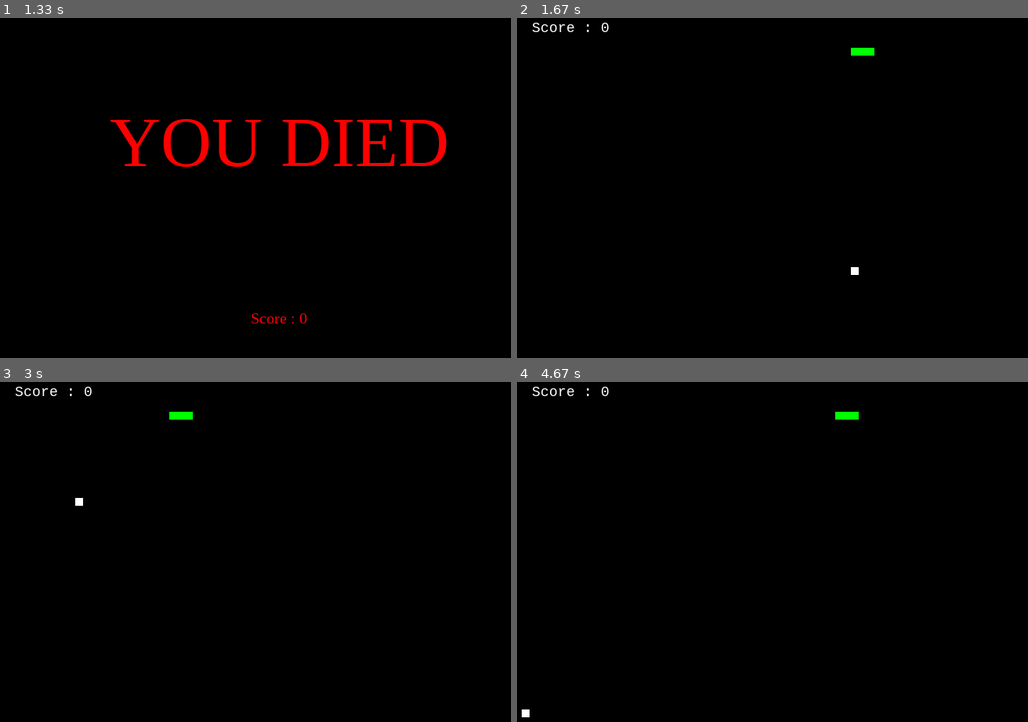
Above: before the commit, frames 1-4 (two rows, left to right).
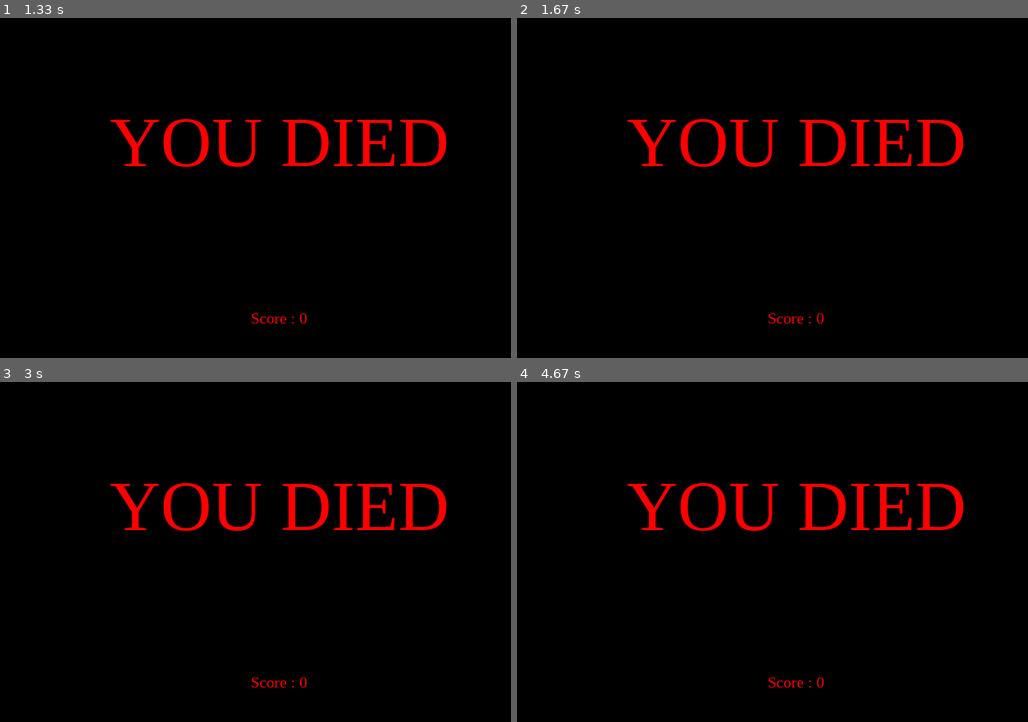
Above: after the commit, the same moments.

Repository: MiaLA55/AIFinalProject
Game: pygame game, started from snake-pygame-main/SnakeGame.py
Same seed, same stepped clock (60 frames per second), same inputs: the game is played once before the commit and once after it.
Inputs:
- Up to frame 1 (1.33 s): tap W at 0.33 s
- Up to frame 2 (1.67 s): no input
- Up to frame 3 (3 s): no input
- Up to frame 4 (4.67 s): hold Left 3.35-3.93 s

Frame 1 is identical in both runs. In frame 2, 3.1% of the frame differs, in the area x 2-88%, y 1-90%; in frame 3, 3.1%; in frame 4, 3.1%.

Commit message:
plotting every 50 episodes (make sure to exit out of the plot to allow the other episodes to continue for training again)

Diff:
--- a/snake-pygame-main/SnakeGame.py
+++ b/snake-pygame-main/SnakeGame.py
@@ -43,6 +43,8 @@
 
     # Game Over
     def game_over(self):
+        global last_score
+        last_score = self.score
         my_font = pygame.font.SysFont('times new roman', 90)
         game_over_surface = my_font.render('YOU DIED', True, red)
         print("Final Score:", self.score)
@@ -53,7 +55,6 @@
         self.show_score(0, red, 'times', 20)
         pygame.display.flip()
         time.sleep(1)
-        self.reset()
 
     # Score
     def show_score(self, choice, color, font, size):
@@ -107,12 +108,12 @@
             self.snake_pos[0] -= 10
         if self.direction == 'RIGHT':
             self.snake_pos[0] += 10
-
+        reward = 0
         # Snake body growing mechanism
         self.snake_body.insert(0, list(self.snake_pos))
         if self.snake_pos[0] == self.food_pos[0] and self.snake_pos[1] == self.food_pos[1]:
             self.score += 1
-            reward = 5
+            reward = 5 # Gradually increase the reward as the score rises
             self.food_spawn = False
         else:
             self.snake_body.pop()
@@ -141,7 +142,7 @@
 
         # Game Over conditions
         # Getting out of bounds
-        reward = 0
+
         gameover = False
         if self.snake_pos[0] < 0 or self.snake_pos[0] > frame_size_x-10:
             reward = -5
--- a/snake-pygame-main/agent.py
+++ b/snake-pygame-main/agent.py
@@ -4,7 +4,7 @@
 
 
 class Agent:
-    def __init__(self, input_size, hidden_size, output_size, learning_rate=0.0005, gamma=0.95):
+    def __init__(self, input_size, hidden_size, output_size, learning_rate=0.0007, gamma=0.95):
         # Initialize Q-network, trainer, replay memory, and parameters
         self.q_net = LinearQnet(input_size, hidden_size, output_size)
         self.trainer = Trainer(self.q_net, learning_rate, gamma)
--- a/snake-pygame-main/ai_snake_game.py
+++ b/snake-pygame-main/ai_snake_game.py
@@ -6,11 +6,12 @@
 from SnakeGame import frame_size_x, frame_size_y
 
 
-plt.switch_backend('Agg')
+plt.switch_backend('TkAgg')
+
 
 EPISODES = 500
 BATCH_SIZE = 64
-EPSILON_DECAY = 0.995
+EPSILON_DECAY = 0.997
 EPSILON_MIN = 0.01
 
 
@@ -26,7 +27,9 @@
     plt.legend()
     plt.grid()
     plt.savefig(f"plot_episode_{episode_numbers[-1]}.png")
+    plt.show()  # Add this to display the plot interactively
     plt.close()
+
 
 def get_state(game):
     # Converts the game state into a format suitable for the agent. Includes direction, food position, and danger zones.
@@ -84,6 +87,9 @@
             game.change_to = direction_map[action]
 
             game_over, score, reward = game.play()
+            if game_over:
+                scores.append(score)
+                game.reset()
             next_state = get_state(game)
 
             if not game_over:
@@ -103,14 +109,25 @@
 
         epsilon = max(EPSILON_MIN, epsilon * EPSILON_DECAY)
         total_rewards.append(total_reward)
-        scores.append(score)
 
+
+        # Average reward calculation for the current episode window
         if episode % 50 == 0:
             avg_reward = np.mean(total_rewards[-50:])
             avg_rewards.append(avg_reward)
+            avg_score = np.mean(scores[-50:])
             episode_numbers.append(episode)
-            print(f"Episode {episode}/{EPISODES}: Avg Reward = {avg_reward}, Last Score = {score}")
-            plot_results(episode_numbers, avg_rewards, scores)
+            print(f"Episode {episode}/{EPISODES}: Avg Reward = {avg_reward}, Average Score = {avg_score}")
+
+        # Plot results after every episode
+        if episode % 50 == 0 or episode == EPISODES:  # Plot every 10 episodes
+            plot_results(range(1, episode + 1), total_rewards, scores)
+
+    # Final plot
+    plot_results(range(1, EPISODES + 1), total_rewards, scores)
+
+
+
 
 if __name__ == "__main__":
     train_agent()
